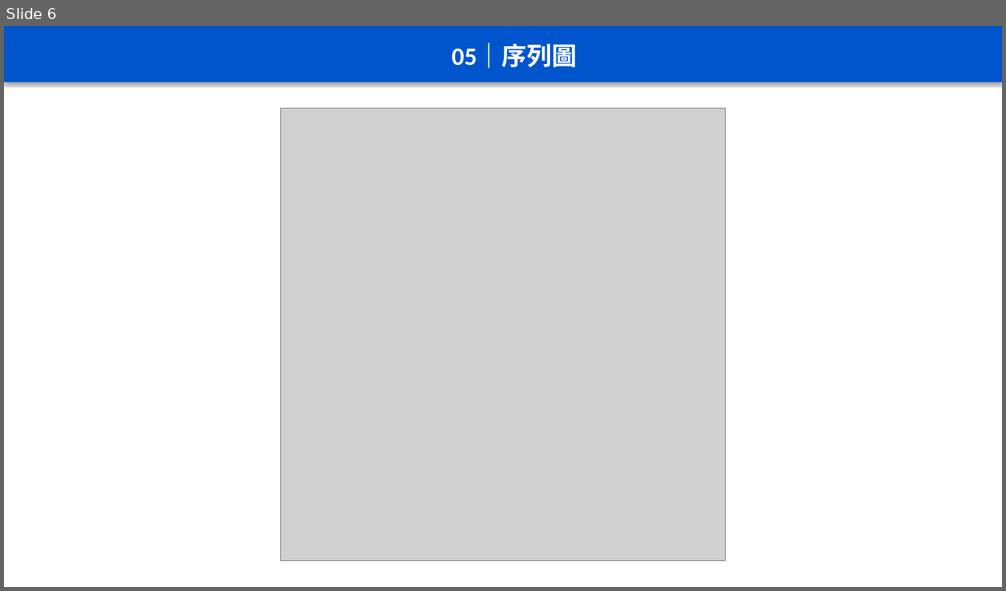
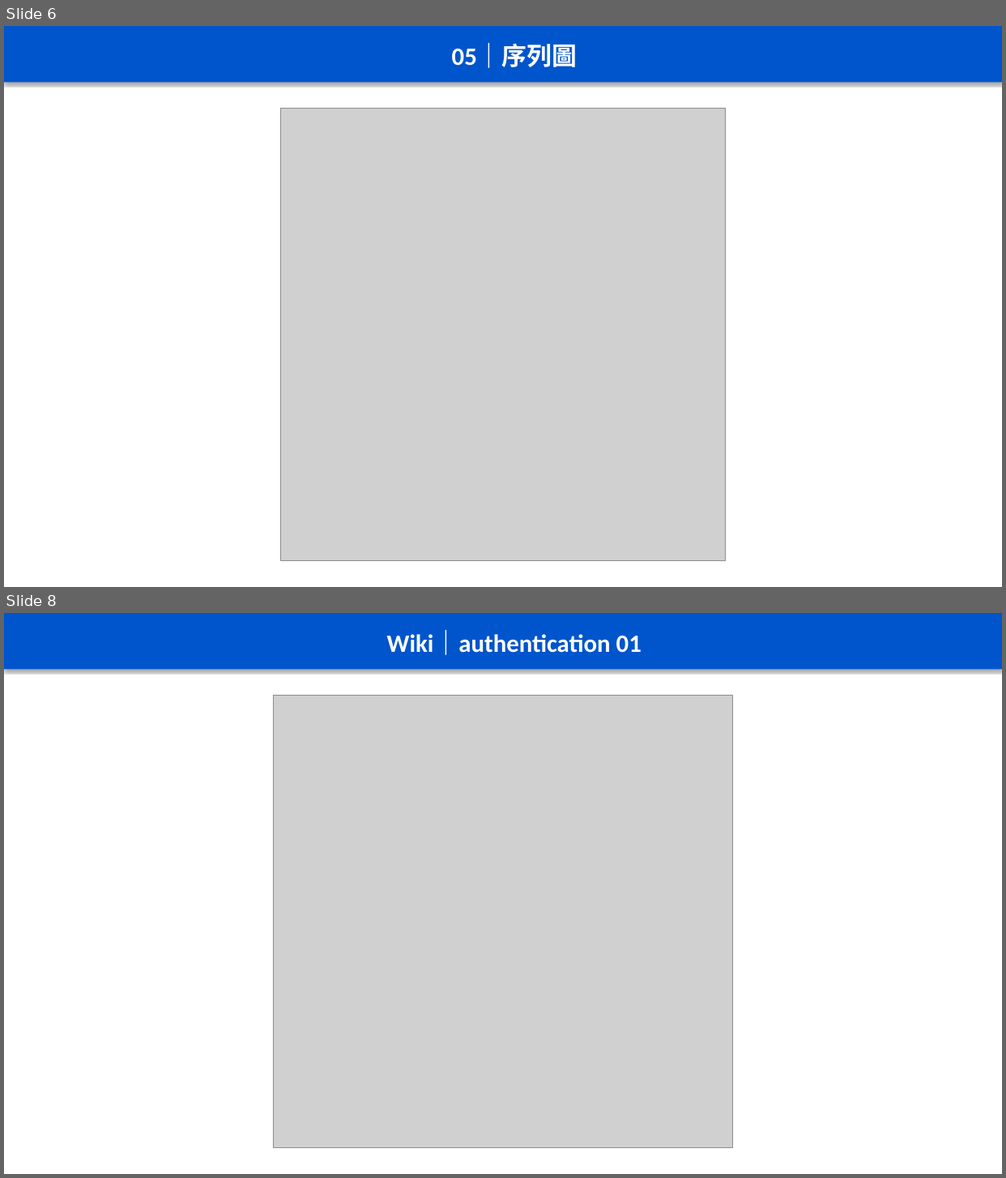
Before and after one commit to chenghyang2001/freelancer-dashboard, a slide deck: mermaid/20260618-freelancer-dashboard/freelancer-dashboard-架構圖表合輯.pptx. Shown one above the other, each under a label of ours: slide 6 before the commit, slides 6 and 8 after it; the slides between them are not shown. The pictures are 1006x591 and 1006x1178 pixels, drawn with LibreOffice and Linux fonts; fonts in the diff are those of the drawing; grey boxes stand for pictures. Boxes give left, top, right and bottom in pixels: in the first picture for what was removed or moved away, otherwise in the second. Text is boxed around its words. In the diff, an @@ line names an element or a change of style, - is before the commit and + after.

```diff
--- a/mermaid/20260618-freelancer-dashboard/freelancer-dashboard-架構圖表合輯.pptx
+++ b/mermaid/20260618-freelancer-dashboard/freelancer-dashboard-架構圖表合輯.pptx
@@ slide 8 added at [4,613,1002,1174], background #FFFFFF @@
@@ rectangle added at [4,613,1002,669], fill #0055CC, 24 pt, text #FFFFFF, bold @@
+Wiki｜authentication 01
@@ picture added at [273,696,732,1148] @@
```
Also in this commit, not shown: 1 slide changed, 8 other slides added, 17 other files.
